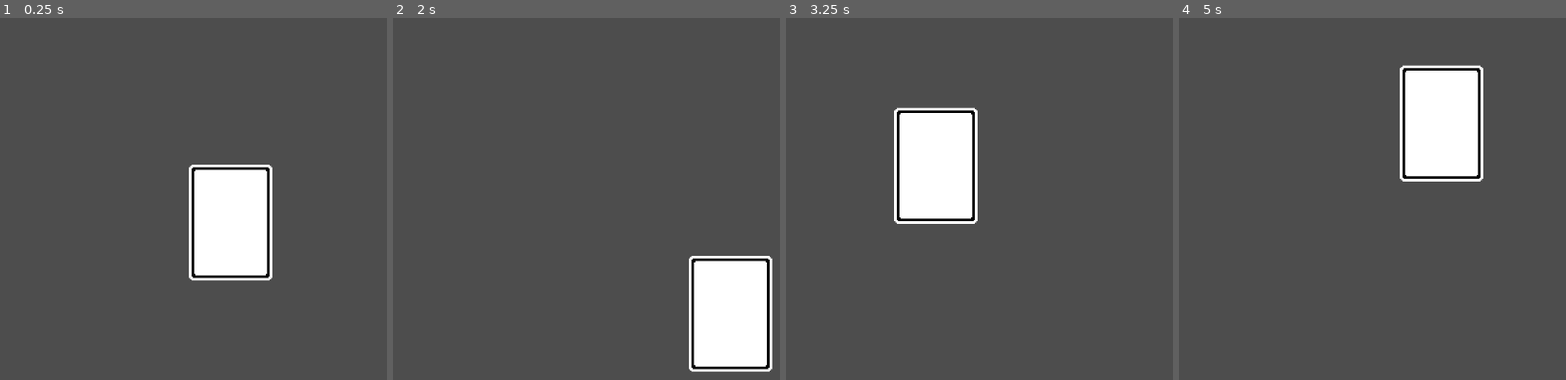
Above: before the commit, frames 1-4 (left to right).
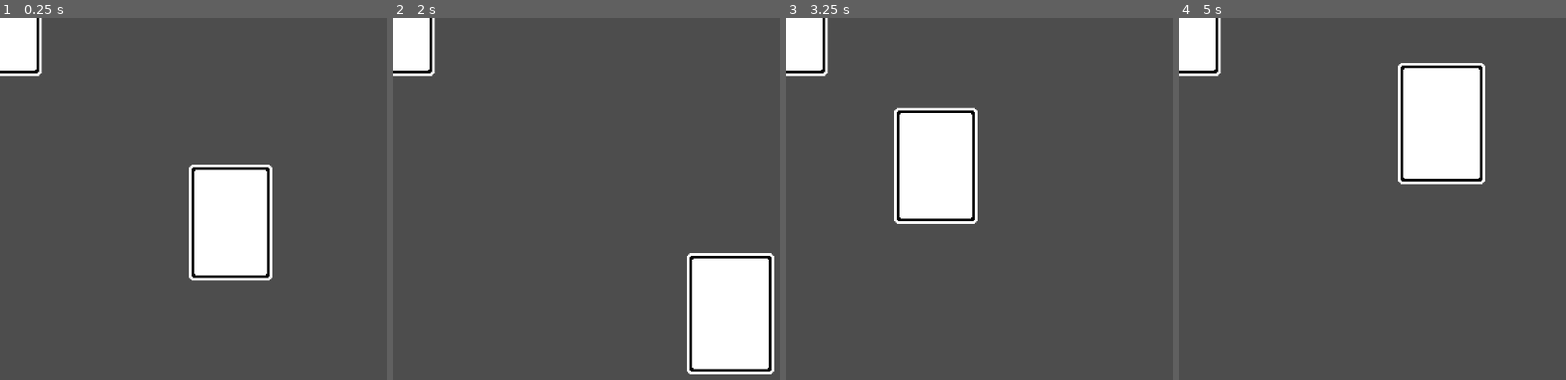
Above: after the commit, the same moments.

Repository: TymekWalichnowski/Code-Bull
Game: Godot game, scene res://Main.tscn
The game is run twice, just before and just after one commit, with the same random seed, the same clock (stepped at 60 frames per second) and the same inputs.
Inputs (mouse positions are in pixels of both pictures, inside the frame that each line leads up to):
- Up to frame 1 (0.25 s): no input
- Up to frame 2 (2 s): tap Enter at 0.5 s; move the mouse to (outside the picture) at 0.52 s; click (outside the picture) at 0.67 s; tap Space at 1.25 s; drag from (617, 249) to (729, 314) at 1.27 s
- Up to frame 3 (3.25 s): move the mouse to (outside the picture) at 2.02 s; click (outside the picture) at 2.17 s; tap Enter at 2.75 s; drag from (1122, 314) to (936, 166) at 2.77 s
- Up to frame 4 (5 s): tap Space at 3.5 s; move the mouse to (outside the picture) at 3.52 s; click (outside the picture) at 3.67 s; tap Enter at 4.25 s; drag from (1329, 166) to (1442, 122) at 4.27 s

The runs differ from the first frame. In frame 1, 1.7% of the frame differs, in the area x 0-11%, y 0-17%; in frame 2, 3.8%, in the area x 0-99%, y 0-99%; in frame 3, 1.7%; in frame 4, 3.6%.
Error after the commit: Invalid assignment of property or key 'scale' with value of type 'Vector2' on a base object of type 'Nil'. (res://scripts/card_manager.gd:35)

Commit message:
added card drag effects

Diff:
--- a/Main.tscn
+++ b/Main.tscn
@@ -1,6 +1,6 @@
 [gd_scene load_steps=3 format=3 uid="uid://x0lreijkwmjp"]
 
-[ext_resource type="Script" uid="uid://nl86bj6ee0c6" path="res://card_manager.gd" id="1_glv2v"]
+[ext_resource type="Script" uid="uid://nl86bj6ee0c6" path="res://scripts/card_manager.gd" id="1_glv2v"]
 [ext_resource type="PackedScene" uid="uid://bwla2fy4oxib6" path="res://scenes/Card.tscn" id="2_uu6xs"]
 
 [node name="Main" type="Node2D"]
@@ -10,3 +10,5 @@
 
 [node name="Card" parent="CardManager" instance=ExtResource("2_uu6xs")]
 position = Vector2(354, 314)
+
+[node name="Card2" parent="CardManager" instance=ExtResource("2_uu6xs")]
--- a/card_manager.gd
+++ /dev/null
@@ -1,40 +0,0 @@
-extends Node2D
-
-const COLLISION_MASK_CARD = 1
-
-var screen_size
-var card_being_dragged
-
-func _ready() -> void:
-	screen_size = get_viewport_rect().size
-
-# Called every frame. 'delta' is the elapsed time since the previous frame.
-func _process(delta: float) -> void:
-	if card_being_dragged:
-		var mouse_pos = get_global_mouse_position()
-		card_being_dragged.position = Vector2(clamp(mouse_pos.x, 0, screen_size.x),
-											  clamp(mouse_pos.y, 0, screen_size.y))
-
-func _input(event):
-	if event is InputEventMouseButton and event.button_index == MOUSE_BUTTON_LEFT:
-		if event.pressed:
-			print("Left Click")
-			var card = raycast_check_for_card() # checking for card
-			if card:
-				card_being_dragged = card
-		else:
-			print("Left Click released")
-			card_being_dragged = null
-
-
-func raycast_check_for_card():
-	var space_state = get_world_2d().direct_space_state
-	var parameters = PhysicsPointQueryParameters2D.new()
-	parameters.position = get_global_mouse_position()
-	parameters.collide_with_areas = true
-	parameters.collision_mask = COLLISION_MASK_CARD
-	var result = space_state.intersect_point(parameters)
-	if result.size() > 0:
-		print(result[0].collider.get_parent())
-		return result[0].collider.get_parent() # Returns the Card You Clicked
-	return null # Returns Nothing
--- a/scenes/Card.tscn
+++ b/scenes/Card.tscn
@@ -1,11 +1,13 @@
-[gd_scene load_steps=3 format=3 uid="uid://bwla2fy4oxib6"]
+[gd_scene load_steps=4 format=3 uid="uid://bwla2fy4oxib6"]
 
 [ext_resource type="Texture2D" uid="uid://dm0eesjsjd5v5" path="res://Textures/Cards/card_blank.png" id="1_dd2wi"]
+[ext_resource type="Script" uid="uid://vw5rk4xmtwrq" path="res://scripts/card.gd" id="1_tgmmg"]
 
 [sub_resource type="RectangleShape2D" id="RectangleShape2D_hael8"]
 size = Vector2(128, 178)
 
 [node name="Card" type="Node2D"]
+script = ExtResource("1_tgmmg")
 
 [node name="CardImage" type="Sprite2D" parent="."]
 texture_filter = 1
@@ -16,3 +18,6 @@
 
 [node name="CollisionShape2D" type="CollisionShape2D" parent="Area2D"]
 shape = SubResource("RectangleShape2D_hael8")
+
+[connection signal="mouse_entered" from="Area2D" to="." method="_on_area_2d_mouse_entered"]
+[connection signal="mouse_exited" from="Area2D" to="." method="_on_area_2d_mouse_exited"]
--- /dev/null
+++ b/scripts/card.gd
@@ -0,0 +1,18 @@
+extends Node2D
+
+signal hovered
+signal hovered_off
+
+func _ready() -> void:
+	get_parent().connect_card_signals(self) 	# All cards must be child of CardManager or error will occur
+
+func _process(delta: float) -> void:
+	pass
+
+
+func _on_area_2d_mouse_entered() -> void:
+	emit_signal("hovered", self)
+
+
+func _on_area_2d_mouse_exited() -> void:
+	emit_signal("hovered_off", self)
--- /dev/null
+++ b/scripts/card_manager.gd
@@ -0,0 +1,89 @@
+extends Node2D
+
+const COLLISION_MASK_CARD = 1
+
+var screen_size
+var card_being_dragged
+var is_hovering_on_card
+
+func _ready() -> void:
+	screen_size = get_viewport_rect().size
+
+# Called every frame. 'delta' is the elapsed time since the previous frame.
+func _process(delta: float) -> void:
+	if card_being_dragged:
+		var mouse_pos = get_global_mouse_position()
+		card_being_dragged.position = Vector2(clamp(mouse_pos.x, 0, screen_size.x),
+											  clamp(mouse_pos.y, 0, screen_size.y))
+
+func _input(event):
+	if event is InputEventMouseButton and event.button_index == MOUSE_BUTTON_LEFT:
+		if event.pressed:
+			print("Left Click")
+			var card = raycast_check_for_card() # checking for card
+			if card:
+				start_drag(card)
+		else:
+			finish_drag()
+
+func start_drag(card):
+	card.get_parent().move_child(card,-1) # taken from comment, may be buggy, makes sure cards fall on top of other cards
+	card_being_dragged = card
+	card.scale = Vector2(1,1)
+
+func finish_drag():
+	card_being_dragged.scale = Vector2(1.05,1.05)
+	card_being_dragged = null
+
+func connect_card_signals(card):
+	card.connect("hovered", on_hovered_over_card)
+	card.connect("hovered_off", on_hovered_off_card)
+
+func on_hovered_over_card(card):
+	if !is_hovering_on_card:
+		is_hovering_on_card = true
+		highlight_card(card, true)
+
+
+func on_hovered_off_card(card):
+	if !card_being_dragged:
+		highlight_card(card, false)
+			# Check if hobered off card straight onto another card
+		var new_card_hovered = raycast_check_for_card()
+		if new_card_hovered:
+			highlight_card(new_card_hovered, true)
+		else:
+			is_hovering_on_card = false
+
+func highlight_card(card, hovered):
+	if hovered:
+		card.scale = Vector2(1.05,1.05)
+		card.z_index = 2
+	else:
+		card.scale = Vector2(1,1)
+		card.z_index = 1
+
+func raycast_check_for_card():
+	var space_state = get_world_2d().direct_space_state
+	var parameters = PhysicsPointQueryParameters2D.new()
+	parameters.position = get_global_mouse_position()
+	parameters.collide_with_areas = true
+	parameters.collision_mask = COLLISION_MASK_CARD
+	var result = space_state.intersect_point(parameters)
+	if result.size() > 0:
+		# return result[0].collider.get_parent() # Returns the Card You Clicked
+		return get_card_with_highest_z_index(result)
+	return null # Returns Nothing
+
+func get_card_with_highest_z_index(cards):
+	# Assume first card in cards array has highest z index
+	var highest_z_card = cards[0].collider.get_parent()
+	var highest_z_index = highest_z_card.z_index
+
+	# Loop through rest of cards lchecking for card with higher z index
+	for i in range(1, cards.size()):
+		var current_card = cards[i].collider.get_parent()
+		if current_card.z_index > highest_z_index:
+			highest_z_card = current_card
+			highest_z_index = current_card.z_index
+	return highest_z_card
Not shown, added: scripts/card.gd.uid
Renamed: card_manager.gd.uid -> scripts/card_manager.gd.uid
